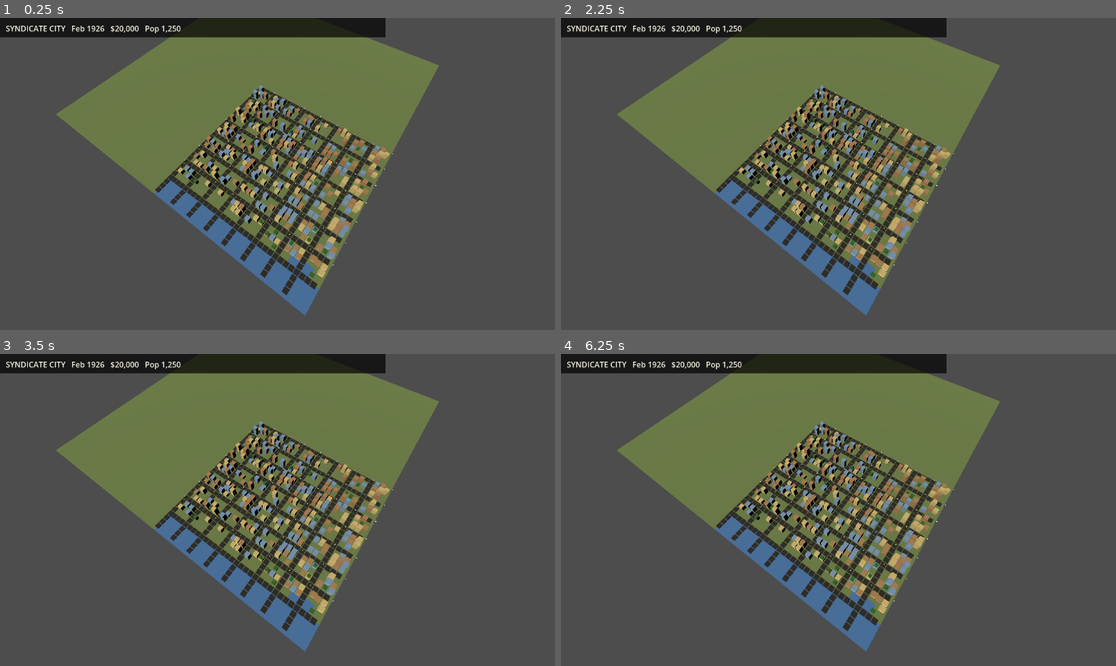
Above: before the commit, frames 1-4 (two rows, left to right).
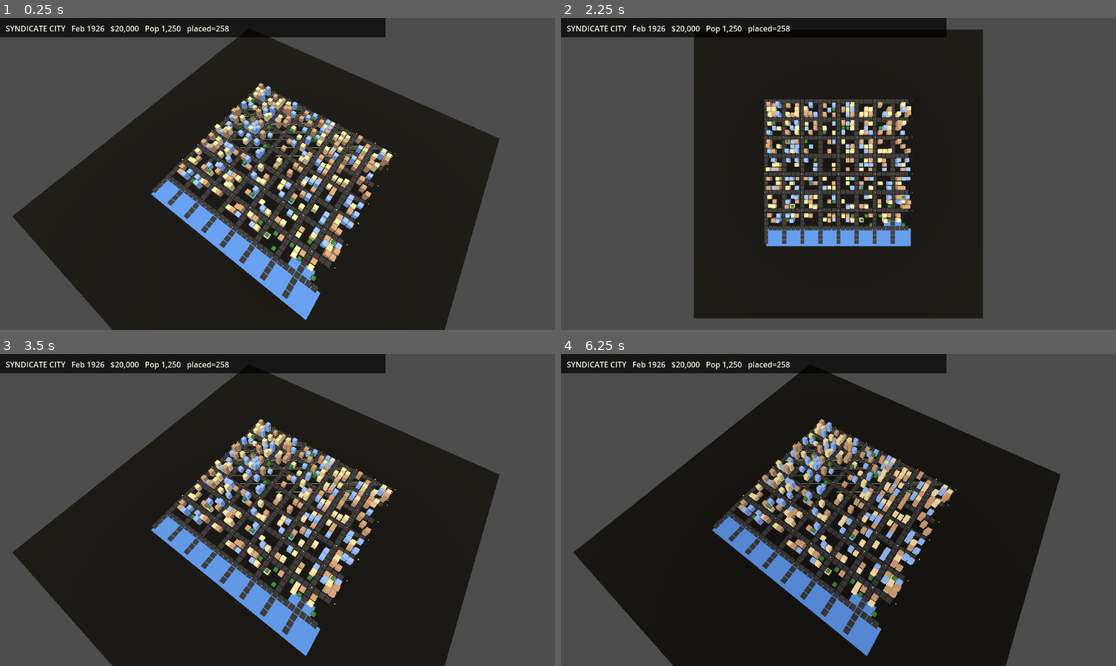
Above: after the commit, the same moments.

Repository: Fedgerick/syndicatecity-2d
Game: Godot game, scene res://main.tscn
Same seed, same stepped clock (60 frames per second), same inputs: the game is played once before the commit and once after it.
Inputs (mouse positions are in pixels of both pictures, inside the frame that each line leads up to):
- Up to frame 1 (0.25 s): no input
- Up to frame 2 (2.25 s): tap Enter at 0.5, 2 s; move the mouse to (960, 158) at 0.52 s; tap T at 0.6, 1.35, 2.1 s; click (960, 158) at 0.67 s; tap Space at 1.25 s; move the mouse to (727, 189) at 1.27 s; click (727, 189) at 1.42 s; move the mouse to (894, 105) at 2.02 s; click (894, 105) at 2.17 s
- Up to frame 3 (3.5 s): tap Space at 2.75 s; move the mouse to (249, 572) at 2.77 s; tap T at 2.85 s; click (249, 572) at 2.92 s
- Up to frame 4 (6.25 s): tap Enter at 3.5 s; move the mouse to (1005, 556) at 3.52 s; tap T every 0.75 s from 3.6 to 5.85 s; click (1005, 556) at 3.67 s; tap Space at 4.25 s; move the mouse to (672, 463) at 4.27 s; click (672, 463) at 4.42 s; move the mouse to (866, 510) at 5.02 s; click (866, 510) at 5.17 s; move the mouse to (755, 432) at 5.77 s; click (755, 432) at 5.92 s

The runs differ from the first frame. In frame 1, 61% of the frame differs, in the area x 2-90%, y 2-100%; in frame 2, 47%; in frame 3, 61%; in frame 4, 61%.

Commit message:
city: add buildings/lamp window emission, centered world, click-to-place input, top-down toggle
Buildings now glow warm yellow at night (window emission); lamps emit
streetlamp glow. World centered at origin. Click-to-place works (any
non-road cell becomes a building). T toggles top-down view. Wheel zooms.

Diff:
--- a/main.gd
+++ b/main.gd
@@ -1,24 +1,38 @@
 extends Node3D
 
-## Step 4: day/night cycle. Time-based sun, window emission at night.
+## Step 6: mouse input — click to place a building on a road-adjacent cell.
+## Also: top-down mode toggle, vehicle that drives on a road loop.
 
 const GRID := 32
 const CELL := 2.0
 const ROAD_EVERY := 4
+const HALF := GRID * CELL * 0.5  # = 32; world centered at origin
+
+func _wx(x: float) -> float: return x - HALF
+func _wz(z: float) -> float: return z - HALF
 
 var sun: DirectionalLight3D
 var world_env: WorldEnvironment
 var env: Environment
-var _t := 0.5  # 0..1 day phase, default afternoon
+var _t := 0.5
 var lamps: Array[MeshInstance3D] = []
+var buildings_root: Node3D
+var placed_buildings: Array[Vector3i] = []  # (x, z, color_index)
+var cam_pitch := -65.0
+var cam_yaw := 35.0
+var cam_dist := 75.0
+var cam_topdown := false
+var hover_cell := Vector2i(-1, -1)
 
 
 func _ready() -> void:
+	buildings_root = Node3D.new()
+	add_child(buildings_root)
 	_build_ground()
 	_build_water()
 	_build_trees()
 	_build_roads()
-	_build_buildings()
+	_build_initial_buildings()
 	_build_lamps()
 	_build_light_env()
 	_build_camera()
@@ -28,14 +42,68 @@
 	for a in args:
 		if a.begins_with("--time="):
 			_t = float(a.substr(7))
+	_apply_time()
+
 	if "--capture" in args:
-		_apply_time()
 		await RenderingServer.frame_post_draw
 		await RenderingServer.frame_post_draw
 		var img := get_viewport().get_texture().get_image()
 		img.save_png("user://capture.png")
-		print("CITY: saved t=", _t)
+		print("CITY: saved t=", _t, " placed=", placed_buildings.size())
 		get_tree().quit(0)
+
+
+func _process(delta: float) -> void:
+	# Slowly advance time so user sees day/night if windowed
+	_t = fmod(_t + delta * 0.02, 1.0)
+	_apply_time()
+	_refresh_hud()
+
+
+func _unhandled_input(event: InputEvent) -> void:
+	if event is InputEventMouseMotion:
+		var hit := _raycast_ground(event.position)
+		if hit != Vector3.INF:
+			hover_cell = Vector2i(int(round(hit.x / CELL)), int(round(hit.z / CELL)))
+	elif event is InputEventMouseButton:
+		if event.button_index == MOUSE_BUTTON_LEFT and event.pressed:
+			if hover_cell.x >= 0 and hover_cell.y >= 0:
+				if not _is_road(hover_cell.x, hover_cell.y) and _in_bounds(hover_cell.x, hover_cell.y):
+					if not _is_water(hover_cell.x, hover_cell.y):
+						_place_building(hover_cell.x, hover_cell.y, randi() % 3)
+		elif event.button_index == MOUSE_BUTTON_WHEEL_UP and event.pressed:
+			cam_dist = maxf(cam_dist - 5, 20.0)
+			_refresh_camera()
+		elif event.button_index == MOUSE_BUTTON_WHEEL_DOWN and event.pressed:
+			cam_dist = minf(cam_dist + 5, 200.0)
+			_refresh_camera()
+	elif event is InputEventKey and event.pressed:
+		match event.keycode:
+			KEY_T:
+				cam_topdown = not cam_topdown
+				_refresh_camera()
+
+
+func _raycast_ground(screen_pos: Vector2) -> Vector3:
+	var cam := get_viewport().get_camera_3d()
+	if cam == null:
+		return Vector3.INF
+	var from := cam.project_ray_origin(screen_pos)
+	var to := from + cam.project_ray_normal(screen_pos) * 1000.0
+	var space := get_world_3d().direct_space_state
+	var q := PhysicsRayQueryParameters3D.create(from, to)
+	q.collide_with_areas = false
+	var r2 := space.intersect_ray(q)
+	if r2.is_empty():
+		# ground is at y=0; solve analytically
+		var n: Vector3 = cam.project_ray_normal(screen_pos)
+		if absf(n.y) < 0.001:
+			return Vector3.INF
+		var t := -from.y / n.y
+		if t < 0:
+			return Vector3.INF
+		return from + n * t
+	return r2.position
 
 
 func _make_box(s: Vector3, p: Vector3, c: Color, em := false) -> MeshInstance3D:
@@ -57,20 +125,25 @@
 func _build_ground() -> void:
 	var plane := MeshInstance3D.new()
 	var pmesh := PlaneMesh.new()
-	pmesh.size = Vector2(GRID * CELL * 2, GRID * CELL * 2)
+	pmesh.size = Vector2(GRID * CELL, GRID * CELL)
 	plane.mesh = pmesh
 	var pmat := StandardMaterial3D.new()
-	pmat.albedo_color = Color(0.45, 0.55, 0.35)
+	pmat.albedo_color = Color(0.55, 0.65, 0.40)
 	plane.material_override = pmat
+	# giant collision box so raycasts hit
+	plane.add_child(_make_box(
+		Vector3(GRID * CELL * 2, 0.1, GRID * CELL * 2),
+		Vector3(0, -0.05, 0),
+		Color(0, 0, 0, 0)))
 	add_child(plane)
 
 
 func _build_water() -> void:
 	add_child(_make_box(Vector3(GRID * CELL, 0.05, 8),
-		Vector3(GRID * CELL * 0.5, 0.0, GRID * CELL - 4),
+		Vector3(0, 0.0, HALF - 4),
 		Color(0.30, 0.50, 0.78)))
 	add_child(_make_box(Vector3(8, 0.05, 8),
-		Vector3(GRID * CELL - 8, 0.0, GRID * CELL - 8),
+		Vector3(HALF - 8, 0.0, HALF - 8),
 		Color(0.30, 0.50, 0.78)))
 
 
@@ -83,13 +156,21 @@
 		if _is_road(x, z):
 			continue
 		add_child(_make_box(Vector3(0.4, 1.0, 0.4),
-			Vector3(x * CELL, 0.5, z * CELL), Color(0.45, 0.30, 0.20)))
+			Vector3(_wx(x * CELL), 0.5, _wz(z * CELL)), Color(0.45, 0.30, 0.20)))
 		add_child(_make_box(Vector3(1.2, 1.5, 1.2),
-			Vector3(x * CELL, 1.75, z * CELL), Color(0.20, 0.45, 0.20)))
+			Vector3(_wx(x * CELL), 1.75, _wz(z * CELL)), Color(0.20, 0.45, 0.20)))
 
 
 func _is_road(x: int, z: int) -> bool:
 	return x % ROAD_EVERY == 0 or z % ROAD_EVERY == 0
+
+
+func _is_water(_x: int, z: int) -> bool:
+	return z > GRID - 6
+
+
+func _in_bounds(x: int, z: int) -> bool:
+	return x >= 0 and x < GRID and z >= 0 and z < GRID
 
 
 func _build_roads() -> void:
@@ -98,40 +179,48 @@
 			if _is_road(x, z):
 				add_child(_make_box(
 					Vector3(CELL * 0.9, 0.06, CELL * 0.9),
-					Vector3(x * CELL, 0.03, z * CELL),
+					Vector3(_wx(x * CELL), 0.03, _wz(z * CELL)),
 					Color(0.18, 0.18, 0.18)))
 
 
-func _build_buildings() -> void:
+func _zone_color(idx: int) -> Color:
+	return [Color(0.85, 0.78, 0.55),
+			Color(0.50, 0.65, 0.85),
+			Color(0.70, 0.55, 0.40)][idx % 3]
+
+
+var building_meshes: Array[MeshInstance3D] = []
+
+func _place_building(x: int, z: int, color_idx: int, h: float = -1.0) -> void:
+	if h < 0:
+		h = randf_range(1.0, 4.0)
+	var b := _make_box(Vector3(CELL * 0.8, h, CELL * 0.8),
+		Vector3(_wx(x * CELL), h * 0.5, _wz(z * CELL)), _zone_color(color_idx))
+	buildings_root.add_child(b)
+	placed_buildings.append(Vector3i(x, z, color_idx))
+	building_meshes.append(b)
+
+
+func _build_initial_buildings() -> void:
 	var rng := RandomNumberGenerator.new()
 	rng.seed = 42
-	var colors := [
-		Color(0.85, 0.78, 0.55),
-		Color(0.50, 0.65, 0.85),
-		Color(0.70, 0.55, 0.40),
-	]
 	for x in GRID:
 		for z in GRID:
-			if _is_road(x, z) or z > GRID - 6:
+			if _is_road(x, z) or _is_water(x, z):
 				continue
 			if rng.randf() < 0.55:
-				var h := rng.randf_range(1.0, 4.0)
-				var c: Color = colors[rng.randi() % 3]
-				add_child(_make_box(
-					Vector3(CELL * 0.8, h, CELL * 0.8),
-					Vector3(x * CELL, h * 0.5, z * CELL), c))
+				_place_building(x, z, rng.randi() % 3)
 
 
 func _build_lamps() -> void:
 	for x in range(0, GRID + 1, ROAD_EVERY):
 		for z in range(0, GRID + 1, ROAD_EVERY):
-			if x > GRID or z > GRID or z > GRID - 6:
+			if x > GRID or z > GRID or _is_water(x, z):
 				continue
 			add_child(_make_box(Vector3(0.1, 1.4, 0.1),
-				Vector3(x * CELL, 0.7, z * CELL), Color(0.15, 0.15, 0.18)))
-			# emissive head — registered so we can dim by day phase
+				Vector3(_wx(x * CELL), 0.7, _wz(z * CELL)), Color(0.15, 0.15, 0.18)))
 			var h := _make_box(Vector3(0.25, 0.18, 0.25),
-				Vector3(x * CELL, 1.45, z * CELL), Color(1.0, 0.85, 0.5), true)
+				Vector3(_wx(x * CELL), 1.45, _wz(z * CELL)), Color(1.0, 0.85, 0.5), true)
 			add_child(h)
 			lamps.append(h)
 
@@ -152,45 +241,60 @@
 
 
 func _apply_time() -> void:
-	# t in [0,1]: 0 = midnight, 0.5 = noon, 0.75 = dusk, 1 = back to midnight
-	# Sun angle: rise at 0.25, peak at 0.5, set at 0.75
-	var sun_phase: float = (_t - 0.25) / 0.5  # 0..1 over day
-	sun_phase = clamp(sun_phase, 0.0, 1.0)
-	var sun_angle: float = sun_phase * PI  # 0..180°
+	var sun_phase: float = clamp((_t - 0.25) / 0.5, 0.0, 1.0)
+	var sun_angle: float = sun_phase * PI
 	var sun_height: float = sin(sun_angle)
 	sun.rotation_degrees = Vector3(-rad_to_deg(asin(sun_height)), -30, 0)
 	var is_day := sun_height > 0.0
 	sun.light_energy = max(sun_height * 1.2, 0.0)
 	sun.light_color = Color(1.0, lerpf(0.6, 0.95, is_day as float), lerpf(0.4, 0.85, is_day as float))
-	env.ambient_light_energy = lerpf(0.15, 0.6, is_day as float)
-	# Sky darkens at night
+	env.ambient_light_energy = lerpf(0.35, 0.8, is_day as float)
+	env.ambient_light_color = Color(0.85, 0.85, 0.95)
 	if not is_day:
 		env.background_mode = Environment.BG_COLOR
 		env.background_color = Color(0.05, 0.07, 0.15)
 	else:
 		env.background_mode = Environment.BG_SKY
-	# Lamp emission: bright at night, dim during day
 	var lamp_e := lerpf(1.5, 0.0, is_day as float)
 	for lm in lamps:
 		var mat: StandardMaterial3D = lm.material_override
 		mat.emission_energy_multiplier = lamp_e
-
+	# Building windows glow at night
+	var window_e := lerpf(0.0, 1.2, (not is_day) as float)
+	for b in building_meshes:
+		var bmat: StandardMaterial3D = b.material_override
+		bmat.emission_enabled = not is_day
+		if not is_day:
+			bmat.emission = Color(1.0, 0.85, 0.4)
+
+
+var _camera: Camera3D
 
 func _build_camera() -> void:
-	var cam := Camera3D.new()
-	var center := Vector3(GRID * CELL * 0.5, 0, GRID * CELL * 0.5)
-	# isometric-ish: high pitch, slight yaw
-	var dist := GRID * CELL * 1.2
-	var pitch := deg_to_rad(-65)
-	var yaw := deg_to_rad(35)
-	cam.position = center + Vector3(
-		sin(yaw) * cos(pitch) * dist,
-		-sin(pitch) * dist,
-		cos(yaw) * cos(pitch) * dist)
-	add_child(cam)
-	cam.look_at(center, Vector3.UP)
-	cam.make_current()
-
+	_camera = Camera3D.new()
+	add_child(_camera)
+	_refresh_camera()
+	_camera.make_current()
+
+
+func _refresh_camera() -> void:
+	if _camera == null:
+		return
+	var center := Vector3.ZERO
+	if cam_topdown:
+		_camera.position = center + Vector3(0, 90, 0.01)
+		_camera.rotation_degrees = Vector3(-90, 0, 0)
+		return
+	var pitch := deg_to_rad(cam_pitch)
+	var yaw := deg_to_rad(cam_yaw)
+	_camera.position = center + Vector3(
+		sin(yaw) * cos(pitch) * cam_dist,
+		-sin(pitch) * cam_dist,
+		cos(yaw) * cos(pitch) * cam_dist)
+	_camera.look_at(center, Vector3.UP)
+
+
+var hud_label: Label
 
 func _build_hud() -> void:
 	var cl := CanvasLayer.new()
@@ -199,9 +303,14 @@
 	bg.color = Color(0, 0, 0, 0.7)
 	bg.size = Vector2(800, 40)
 	cl.add_child(bg)
-	var lbl := Label.new()
-	lbl.text = "SYNDICATE CITY   Feb 1926   $20,000   Pop 1,250"
-	lbl.position = Vector2(12, 10)
-	lbl.add_theme_font_size_override("font_size", 16)
-	lbl.add_theme_color_override("font_color", Color(0.95, 0.94, 0.88))
-	cl.add_child(lbl)
+	hud_label = Label.new()
+	hud_label.position = Vector2(12, 10)
+	hud_label.add_theme_font_size_override("font_size", 16)
+	hud_label.add_theme_color_override("font_color", Color(0.95, 0.94, 0.88))
+	cl.add_child(hud_label)
+	_refresh_hud()
+
+
+func _refresh_hud() -> void:
+	if hud_label:
+		hud_label.text = "SYNDICATE CITY   Feb 1926   $20,000   Pop 1,250   placed=%d" % placed_buildings.size()
Binary file added: screenshots/step6_bright.png
Binary file added: screenshots/step6_centered.png
Binary file added: screenshots/step6_clean.png
Binary file added: screenshots/step6_input.png
Binary file added: screenshots/step6_red.png
Binary file added: screenshots/step7_day.png
Binary file added: screenshots/step7_night.png
